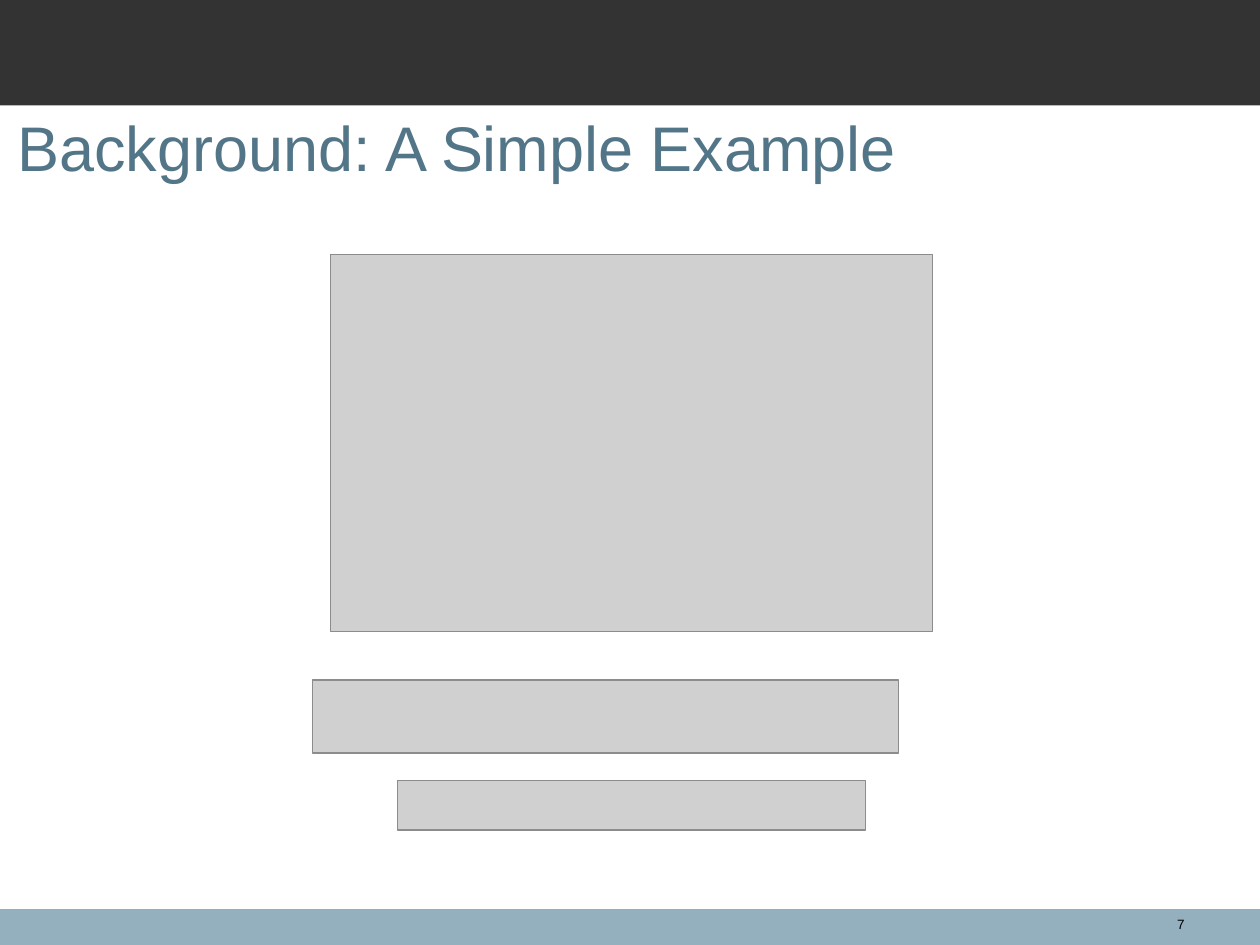
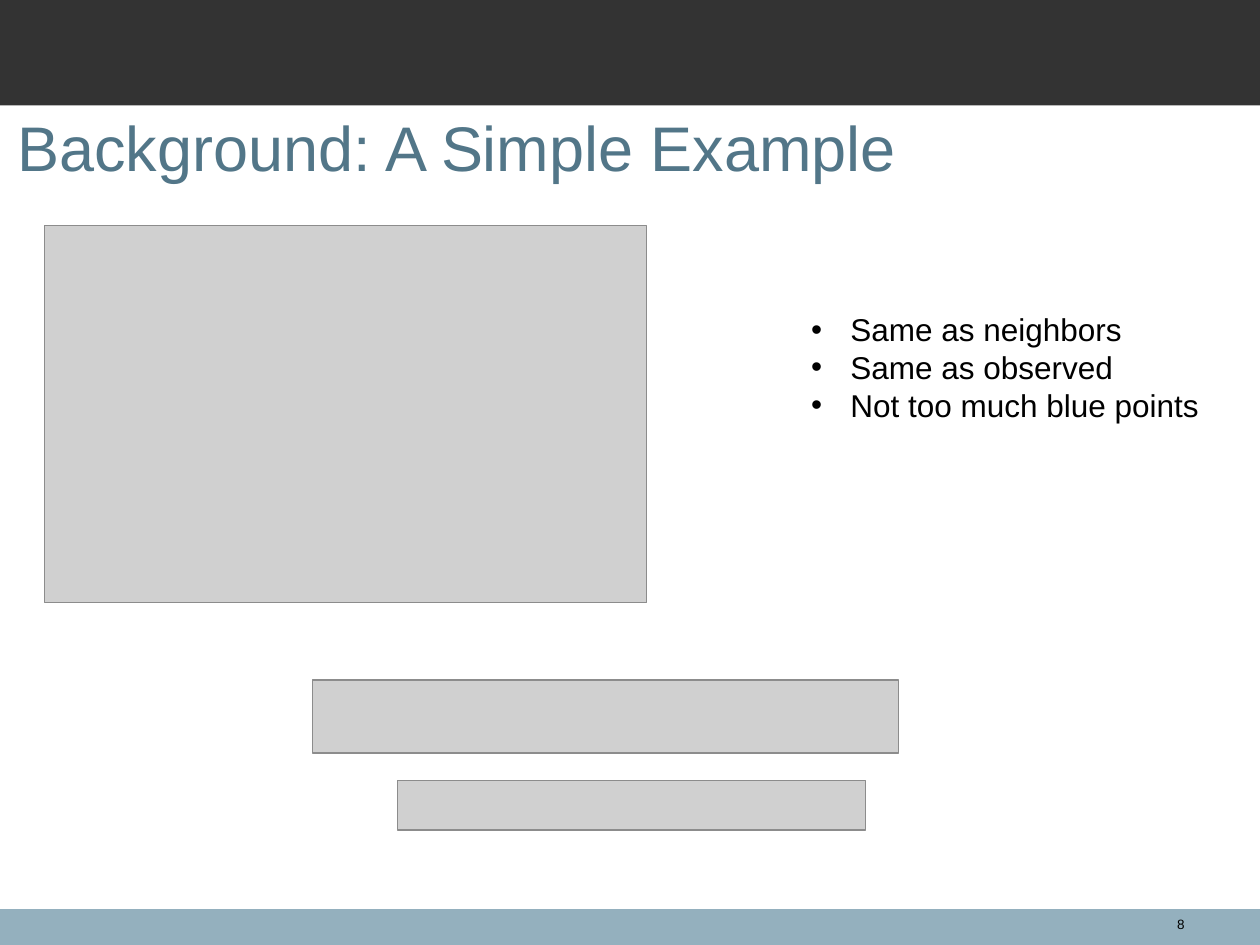
Before and after one commit to spacegoing/ANU_Hounours_Final, a slide deck: slide 8 of FinalTalk/Presentation.ppt (slide 7 before the commit). Drawn at 1260x945 pixels with LibreOffice and Linux fonts; fonts in the diff are those of the drawing; grey boxes stand for pictures; background and template pictures are left out. Boxes give left, top, right and bottom in pixels: in the first picture for what was removed or moved away, otherwise in the second. Text is boxed around its words. In the diff, an @@ line names an element or a change of style, - is before the commit and + after.

```diff
--- a/FinalTalk/Presentation.ppt
+++ b/FinalTalk/Presentation.ppt
@@ picture: place and size @@
-picture at <box>330,255,932,631</box>
+picture at <box>44,226,646,602</box>
@@ text added at <box>850,318,1199,423</box>, 18 pt, text #000000 @@
+• Same as neighbors
+• Same as observed
+• Not too much blue points
@@ page number at <box>1177,919,1185,929</box>: text changed @@
-7
+8
```
Also in this commit, not shown: 13 other slides changed, 4 slides added, 3 slides removed, 3 other files.
